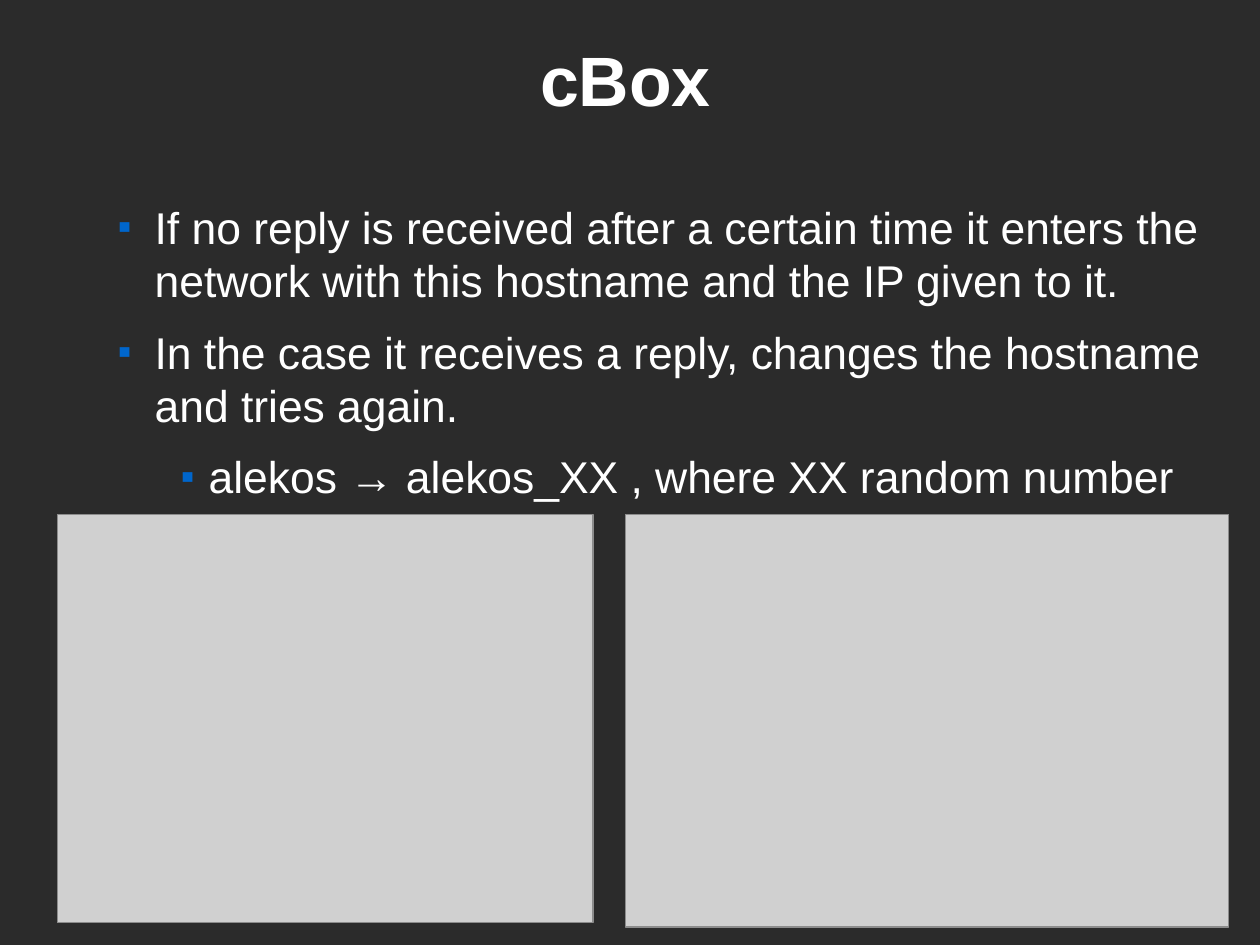
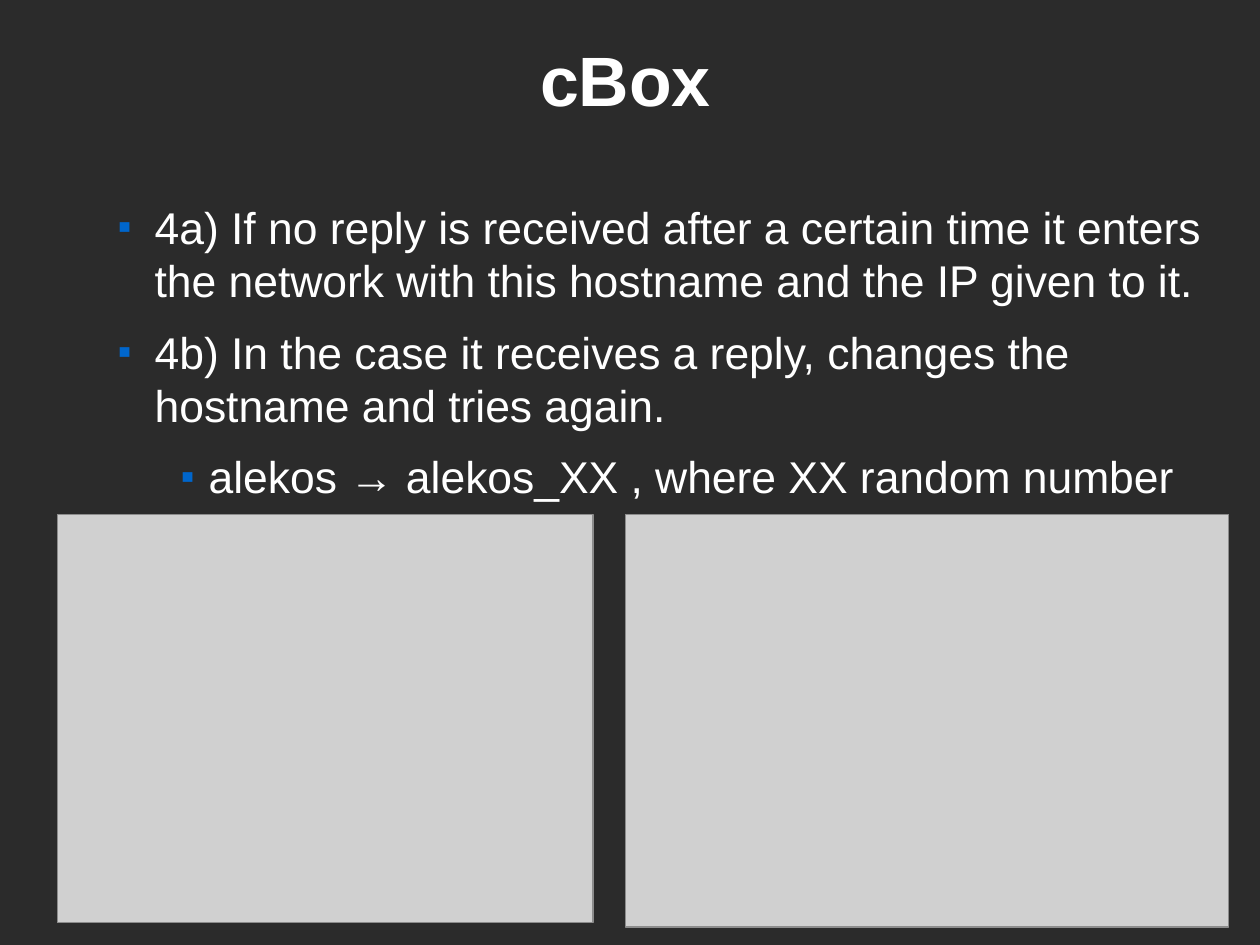
Before and after one commit to CEID-DS/cbox, a slide deck: slide 10 of doc/fosscomm/ZeroConf.odp. Drawn at 1260x945 pixels with LibreOffice and Linux fonts; fonts in the diff are those of the drawing; grey boxes stand for pictures; background and template pictures are left out; a plain dark background stands for a picture behind light text. Boxes give left, top, right and bottom in pixels: in the first picture for what was removed or moved away, otherwise in the second. Text is boxed around its words. In the diff, an @@ line names an element or a change of style, - is before the commit and + after.

```diff
--- a/doc/fosscomm/ZeroConf.odp
+++ b/doc/fosscomm/ZeroConf.odp
@@ text at (155,211,1200,431): text changed @@
-  ■ If no reply is received after a certain time it enters the network with this hostname and the IP given to it.
-  ■ In the case it receives a reply, changes the hostname and tries again.
+  ■ 4a) If no reply is received after a certain time it enters the network with this hostname and the IP given to it.
+  ■ 4b) In the case it receives a reply, changes the hostname and tries again.
```
Also in this commit, not shown: 8 other slides changed, 2 other files.
